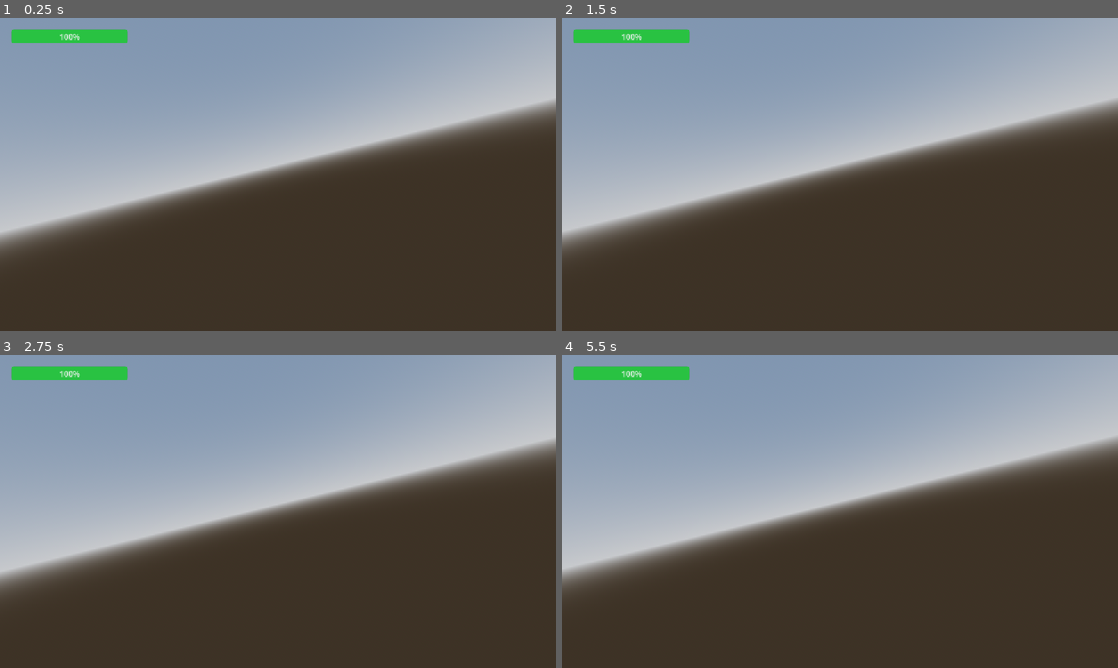
Above: before the commit, frames 1-4 (two rows, left to right).
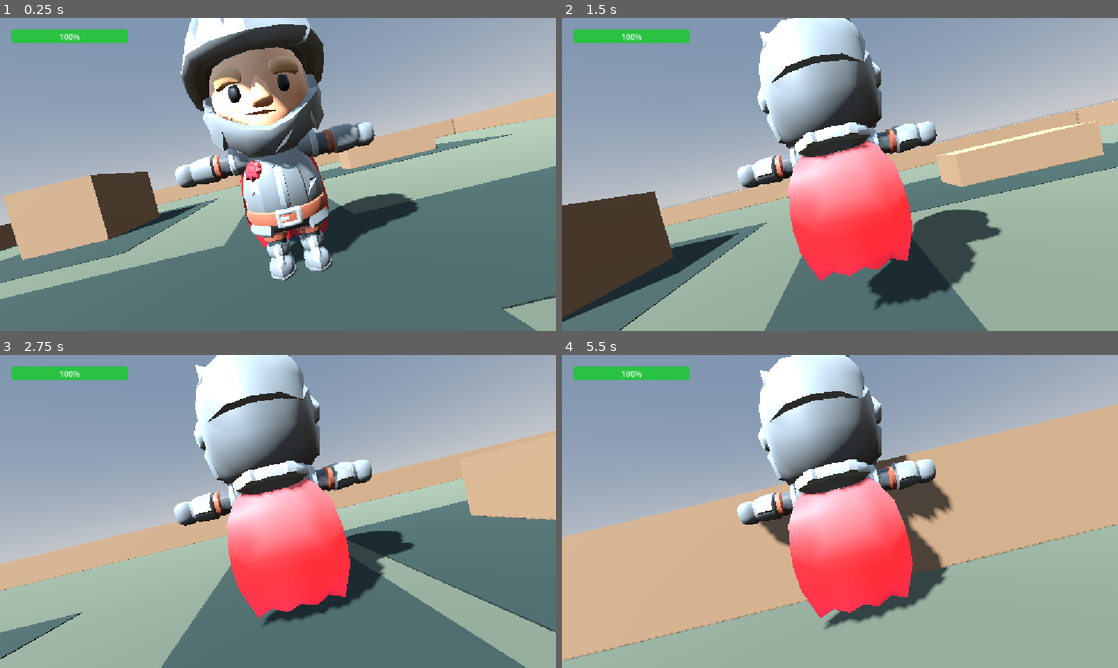
Above: after the commit, the same moments.

Repository: God-of-Bugs/Neon-Override
Game: Godot game, scene res://MainWorld.tscn
The game is run twice, just before and just after one commit, with the same random seed, the same clock (stepped at 60 frames per second) and the same inputs.
Inputs (mouse positions are in pixels of both pictures, inside the frame that each line leads up to):
- Up to frame 1 (0.25 s): no input
- Up to frame 2 (1.5 s): tap Enter at 0.5 s; move the mouse to (867, 174) at 0.52 s; hold Up (ui_up) from 0.53 s (still down); click (867, 174) at 0.6 s; tap Space (jump) at 0.77 s; move the mouse to (812, 174) at 1.27 s; click (812, 174) at 1.35 s
- Up to frame 3 (2.75 s): keep holding Up (ui_up); tap Space (jump) at 1.52 s; move the mouse to (289, 505) at 2.02 s; tap F at 2.1 s; click (289, 505) at 2.3 s
- Up to frame 4 (5.5 s): keep holding Up (ui_up); move the mouse to (834, 517) at 2.77 s; click (834, 517) at 2.85 s; tap Space (jump) at 3.02, 3.77, 4.52 s; move the mouse to (878, 514) at 3.52 s; click (878, 514) at 3.6 s; move the mouse to (795, 508) at 4.27 s; tap F at 4.35 s; click (795, 508) at 4.55 s; move the mouse to (845, 511) at 5.02 s; click (845, 511) at 5.1 s

The runs differ from the first frame. In frame 1, 67% of the frame differs, in the area x 0-100%, y 0-100%; in frame 2, 60%; in frame 3, 64%; in frame 4, 68%.

Commit message:
Upgrade level layout and balance melee combat

Diff:
--- a/MainWorld.tscn
+++ b/MainWorld.tscn
@@ -4,6 +4,7 @@
 [ext_resource type="PackedScene" uid="uid://cjv2dt83xp2ph" path="res://Player.tscn" id="2_player"]
 [ext_resource type="Script" uid="uid://cddbtj7bnub3o" path="res://enemy_spawner.gd" id="5_ngold"]
 [ext_resource type="PackedScene" uid="uid://pvh8nhfgwgea" path="res://UIManager.tscn" id="5_uimanager"]
+[ext_resource type="Script" uid="uid://ccmsy13yktjbf" path="res://player.gd" id="5_x4wt1"]
 [ext_resource type="Script" uid="uid://b66083858fqb8" path="res://main_world.gd" id="6_mainworld"]
 
 [sub_resource type="ProceduralSkyMaterial" id="ProceduralSkyMaterial_sky"]
@@ -31,11 +32,14 @@
 roughness = 0.6
 emission = Color(0.5, 0.1, 0, 1)
 
+[sub_resource type="StandardMaterial3D" id="StandardMaterial3D_route"]
+albedo_color = Color(0.16, 0.22, 0.2, 1)
+roughness = 0.9
+
 [sub_resource type="BoxMesh" id="BoxMesh_spawner"]
 size = Vector3(1.1670654, 0.726416, 1.4284179)
 
 [node name="MainWorld" type="Node3D" unique_id=707837415]
-visible = false
 script = ExtResource("6_mainworld")
 
 [node name="WorldEnvironment" type="WorldEnvironment" parent="." unique_id=1019679470]
@@ -54,34 +58,108 @@
 size = Vector3(50, 1, 50)
 material = SubResource("StandardMaterial3D_floor")
 
-[node name="Obstacle1" type="CSGBox3D" parent="NavigationRegion3D" unique_id=1981261317]
+[node name="NorthRoute" type="CSGBox3D" parent="NavigationRegion3D" unique_id=2100001]
+transform = Transform3D(1, 0, 0, 0, 1, 0, 0, 0, 1, 0, 0.01, -10)
+use_collision = false
+size = Vector3(3, 0.02, 20)
+material = SubResource("StandardMaterial3D_route")
+
+[node name="SouthRoute" type="CSGBox3D" parent="NavigationRegion3D" unique_id=2100002]
+transform = Transform3D(1, 0, 0, 0, 1, 0, 0, 0, 1, 0, 0.01, 10)
+use_collision = false
+size = Vector3(3, 0.02, 20)
+material = SubResource("StandardMaterial3D_route")
+
+[node name="WestRoute" type="CSGBox3D" parent="NavigationRegion3D" unique_id=2100003]
+transform = Transform3D(1, 0, 0, 0, 1, 0, 0, 0, 1, -10, 0.01, 0)
+use_collision = false
+size = Vector3(20, 0.02, 3)
+material = SubResource("StandardMaterial3D_route")
+
+[node name="EastRoute" type="CSGBox3D" parent="NavigationRegion3D" unique_id=2100004]
+transform = Transform3D(1, 0, 0, 0, 1, 0, 0, 0, 1, 10, 0.01, 0)
+use_collision = false
+size = Vector3(20, 0.02, 3)
+material = SubResource("StandardMaterial3D_route")
+
+[node name="WestArenaPad" type="CSGBox3D" parent="NavigationRegion3D" unique_id=2100005]
+transform = Transform3D(1, 0, 0, 0, 1, 0, 0, 0, 1, -10, 0.012, -8)
+use_collision = false
+size = Vector3(10, 0.02, 10)
+material = SubResource("StandardMaterial3D_route")
+
+[node name="SouthEastArenaPad" type="CSGBox3D" parent="NavigationRegion3D" unique_id=2100006]
+transform = Transform3D(1, 0, 0, 0, 1, 0, 0, 0, 1, 8, 0.012, -12)
+use_collision = false
+size = Vector3(12, 0.02, 6)
+material = SubResource("StandardMaterial3D_route")
+
+[node name="NorthEastArenaPad" type="CSGBox3D" parent="NavigationRegion3D" unique_id=2100007]
+transform = Transform3D(1, 0, 0, 0, 1, 0, 0, 0, 1, 12, 0.012, 6)
+use_collision = false
+size = Vector3(8, 0.02, 8)
+material = SubResource("StandardMaterial3D_route")
+
+[node name="NorthWestArenaPad" type="CSGBox3D" parent="NavigationRegion3D" unique_id=2100008]
+transform = Transform3D(1, 0, 0, 0, 1, 0, 0, 0, 1, -14, 0.012, 10)
+use_collision = false
+size = Vector3(6, 0.02, 10)
+material = SubResource("StandardMaterial3D_route")
+
+[node name="WestCombatCover" type="CSGBox3D" parent="NavigationRegion3D" unique_id=1981261317]
 transform = Transform3D(1, 0, 0, 0, 1, 0, 0, 0, 1, -10, 1.5, -8)
 use_collision = true
 size = Vector3(4, 3, 4)
 material = SubResource("StandardMaterial3D_obstacle")
 
-[node name="Obstacle2" type="CSGBox3D" parent="NavigationRegion3D" unique_id=976773069]
+[node name="SouthEastCover" type="CSGBox3D" parent="NavigationRegion3D" unique_id=976773069]
 transform = Transform3D(1, 0, 0, 0, 1, 0, 0, 0, 1, 8, 0.75, -12)
 use_collision = true
 size = Vector3(6, 1.5, 2)
 material = SubResource("StandardMaterial3D_obstacle")
 
-[node name="Obstacle3" type="CSGBox3D" parent="NavigationRegion3D" unique_id=113785590]
+[node name="NorthEastTower" type="CSGBox3D" parent="NavigationRegion3D" unique_id=113785590]
 transform = Transform3D(1, 0, 0, 0, 1, 0, 0, 0, 1, 12, 2.5, 6)
 use_collision = true
 size = Vector3(3, 5, 3)
 material = SubResource("StandardMaterial3D_obstacle")
 
-[node name="Obstacle4" type="CSGBox3D" parent="NavigationRegion3D" unique_id=1308088054]
+[node name="NorthWestWall" type="CSGBox3D" parent="NavigationRegion3D" unique_id=1308088054]
 transform = Transform3D(1, 0, 0, 0, 1, 0, 0, 0, 1, -14, 1, 10)
 use_collision = true
 size = Vector3(2, 2, 8)
 material = SubResource("StandardMaterial3D_obstacle")
 
+[node name="BoundaryNorth" type="CSGBox3D" parent="NavigationRegion3D" unique_id=2000001]
+transform = Transform3D(1, 0, 0, 0, 1, 0, 0, 0, 1, 0, 1, -24.5)
+use_collision = true
+size = Vector3(50, 2, 1)
+material = SubResource("StandardMaterial3D_obstacle")
+
+[node name="BoundarySouth" type="CSGBox3D" parent="NavigationRegion3D" unique_id=2000002]
+transform = Transform3D(1, 0, 0, 0, 1, 0, 0, 0, 1, 0, 1, 24.5)
+use_collision = true
+size = Vector3(50, 2, 1)
+material = SubResource("StandardMaterial3D_obstacle")
+
+[node name="BoundaryWest" type="CSGBox3D" parent="NavigationRegion3D" unique_id=2000003]
+transform = Transform3D(1, 0, 0, 0, 1, 0, 0, 0, 1, -24.5, 1, 0)
+use_collision = true
+size = Vector3(1, 2, 49)
+material = SubResource("StandardMaterial3D_obstacle")
+
+[node name="BoundaryEast" type="CSGBox3D" parent="NavigationRegion3D" unique_id=2000004]
+transform = Transform3D(1, 0, 0, 0, 1, 0, 0, 0, 1, 24.5, 1, 0)
+use_collision = true
+size = Vector3(1, 2, 49)
+material = SubResource("StandardMaterial3D_obstacle")
+
 [node name="UIManager" parent="." unique_id=1787621091 instance=ExtResource("5_uimanager")]
 
-[node name="Player" parent="." unique_id=1000001 instance=ExtResource("2_player")]
+[node name="Player" type="CharacterBody3D" parent="." unique_id=1000001 instance=ExtResource("2_player")]
 transform = Transform3D(1, 0, 0, 0, 1, 0, 0, 0, 1, 0.07042301, -0.04263091, 0.01860714)
+collision_layer = 2
+script = ExtResource("5_x4wt1")
 
 [node name="EnemySpawner" type="Node3D" parent="." unique_id=732908720]
 script = ExtResource("5_ngold")
--- a/enemy.gd
+++ b/enemy.gd
@@ -3,7 +3,9 @@
 
 const SPEED: float = 4.5
 const MAX_HEALTH: int = 30
-const ATTACK_RANGE: float = 2.2
+const ATTACK_DAMAGE: int = 15
+const ATTACK_RANGE: float = 2.5
+const ATTACK_COOLDOWN: float = 0.5
 
 const ROUGE_SCENE: PackedScene = preload("res://materials/glb file/Rogue.glb")
 
@@ -15,8 +17,8 @@
 @onready var anim_player: AnimationPlayer = find_child("AnimationPlayer", true, false)
 
 var health: int = MAX_HEALTH
-var attack_damage: int = 10
-var attack_cooldown: float = 1.0
+var attack_damage: int = ATTACK_DAMAGE
+var attack_cooldown: float = ATTACK_COOLDOWN
 var time_since_last_attack: float = 0.0
 var _player: Node3D = null
 
@@ -64,10 +66,38 @@
 	if time_since_last_attack < attack_cooldown:
 		return
 
-	# Distance check taaki Enemy range mein aate hi attack kare
-	var dist = Vector2(global_position.x, global_position.z).distance_to(Vector2(_player.global_position.x, _player.global_position.z))
-	if dist <= ATTACK_RANGE:
+	# Symmetric melee check: nearby player, any angle, with wall blocking.
+	var origin: Vector3 = global_position + Vector3(0, 1.0, 0)
+	if _find_melee_player(origin):
 		_attack_player()
+
+func _find_melee_player(origin: Vector3) -> bool:
+	if _player == null:
+		return false
+	var attack_shape: SphereShape3D = SphereShape3D.new()
+	attack_shape.radius = ATTACK_RANGE
+	var shape_query: PhysicsShapeQueryParameters3D = PhysicsShapeQueryParameters3D.new()
+	shape_query.shape = attack_shape
+	shape_query.collision_mask = 2
+	shape_query.transform = Transform3D(Basis.IDENTITY, origin)
+	shape_query.exclude = [self.get_rid()]
+	var results: Array = get_world_3d().direct_space_state.intersect_shape(shape_query, 8)
+	var horizontal_distance: float = Vector2(global_position.x, global_position.z).distance_to(Vector2(_player.global_position.x, _player.global_position.z))
+	if horizontal_distance > ATTACK_RANGE:
+		return false
+	for result: Dictionary in results:
+		if result.get("collider", null) == _player and _melee_has_line_of_sight(origin, _player):
+			return true
+	return false
+
+func _melee_has_line_of_sight(origin: Vector3, target: Node3D) -> bool:
+	var target_point: Vector3 = target.global_position + Vector3(0, 1.0, 0)
+	var query: PhysicsRayQueryParameters3D = PhysicsRayQueryParameters3D.create(origin, target_point, 3)
+	query.exclude = [self.get_rid()]
+	var hit: Dictionary = get_world_3d().direct_space_state.intersect_ray(query)
+	if hit.is_empty():
+		return true
+	return hit.get("collider", null) == target
 
 func _physics_process(delta: float) -> void:
 	if _player == null:
--- a/player.gd
+++ b/player.gd
@@ -11,11 +11,23 @@
 const ATTACK_HIT_RADIUS: float = 1.0
 const ATTACK_COOLDOWN: float = 0.5
 const CAMERA_SENSITIVITY: float = 0.001 # CAMERA FIX: Speed aadhi kar di hai, ab nahi fislega
+const CAMERA_MIN_PITCH: float = -0.5
+const CAMERA_MAX_PITCH: float = 0.2
+const IDLE_BREATH_SPEED: float = 1.6
+const IDLE_CHEST_ANGLE: float = 0.045
+const IDLE_SHOULDER_ANGLE: float = 0.035
+const IDLE_HEAD_ANGLE: float = 0.025
 
 var gravity: float = ProjectSettings.get_setting("physics/3d/default_gravity")
 var current_health: int = MAX_HEALTH
 var is_dead: bool = false
 var time_since_last_attack: float = 1.0
+var idle_time: float = 0.0
+var idle_skeleton: Skeleton3D
+var idle_bone_indices: Dictionary = {}
+var idle_base_rotations: Dictionary = {}
+var camera_pitch: float = 0.0
+var camera_yaw: float = 0.0
 
 # F BUTTON FIX: Yeh variable check karega ki attack button daba hai ya nahi
 var _wants_to_attack: bool = false
@@ -23,6 +35,7 @@
 @onready var camera_pivot: Node3D = $CameraPivot
 @onready var camera: Camera3D = $CameraPivot/SpringArm3D/Camera3D
 @onready var model: Node3D = $Model
+@onready var skeleton: Skeleton3D = $Model/Rig_Medium/Skeleton3D
 
 # Path check
 @onready var anim_player: AnimationPlayer = find_child("AnimationPlayer", true, false)
@@ -33,6 +46,37 @@
 	add_to_group("player")
 	Input.mouse_mode = Input.MOUSE_MODE_CAPTURED
 	$CameraPivot/SpringArm3D.add_excluded_object(self.get_rid())
+	camera_pitch = camera_pivot.rotation.x
+	camera_yaw = camera_pivot.rotation.y
+	_setup_procedural_idle()
+
+func _setup_procedural_idle() -> void:
+	idle_skeleton = skeleton
+	for bone_name: String in ["chest", "upperarm.l", "upperarm.r", "head"]:
+		var bone_index: int = idle_skeleton.find_bone(bone_name)
+		if bone_index >= 0:
+			idle_bone_indices[bone_name] = bone_index
+			idle_base_rotations[bone_name] = idle_skeleton.get_bone_pose_rotation(bone_index)
+
+func _process(delta: float) -> void:
+	if idle_skeleton == null:
+		return
+	idle_time += delta
+	var breath: float = sin(idle_time * IDLE_BREATH_SPEED)
+	var shoulder_motion: float = sin(idle_time * IDLE_BREATH_SPEED + 0.18)
+	var head_motion: float = sin(idle_time * IDLE_BREATH_SPEED * 0.5 + 0.4)
+	_apply_idle_rotation("chest", breath * IDLE_CHEST_ANGLE, Vector3.RIGHT)
+	_apply_idle_rotation("upperarm.l", shoulder_motion * IDLE_SHOULDER_ANGLE, Vector3.FORWARD)
+	_apply_idle_rotation("upperarm.r", shoulder_motion * IDLE_SHOULDER_ANGLE, Vector3.FORWARD)
+	_apply_idle_rotation("head", head_motion * IDLE_HEAD_ANGLE, Vector3.UP)
+
+func _apply_idle_rotation(bone_name: String, angle: float, axis: Vector3) -> void:
+	if not idle_bone_indices.has(bone_name):
+		return
+	var bone_index: int = idle_bone_indices[bone_name]
+	var base_rotation: Quaternion = idle_base_rotations[bone_name]
+	var offset: Quaternion = Quaternion(axis, angle)
+	idle_skeleton.set_bone_pose_rotation(bone_index, base_rotation * offset)
 
 # --- SABSE BADA FIX YAHAN HAI ---
 # Yeh function UI se pehle aapka button pakad lega
@@ -53,10 +97,10 @@
 		return
 
 	if event is InputEventMouseMotion:
-		# Camera Rotation
-		camera_pivot.rotate_y(-event.relative.x * CAMERA_SENSITIVITY)
-		camera_pivot.rotate_x(-event.relative.y * CAMERA_SENSITIVITY)
-		camera_pivot.rotation.x = clamp(camera_pivot.rotation.x, -0.5, 0.5)
+		# Camera rotation uses persistent angles so large mouse deltas cannot bypass the clamp.
+		camera_pitch = clampf(camera_pitch - event.relative.y * CAMERA_SENSITIVITY, CAMERA_MIN_PITCH, CAMERA_MAX_PITCH)
+		camera_yaw -= event.relative.x * CAMERA_SENSITIVITY
+		camera_pivot.rotation = Vector3(camera_pitch, camera_yaw, 0.0)
 
 	if Input.is_action_just_pressed("ui_cancel"):
 		if Input.mouse_mode == Input.MOUSE_MODE_VISIBLE:
@@ -133,43 +177,46 @@
 	if anim_player:
 		anim_player.play("attack")
 
-	var look_dir: Vector3 = -camera.global_transform.basis.z
-	look_dir.y = 0.0
-	look_dir = look_dir.normalized()
-
-	if look_dir == Vector3.ZERO:
-		return
-
 	var origin: Vector3 = global_position + Vector3(0, 1.0, 0)
-	var query: PhysicsRayQueryParameters3D = PhysicsRayQueryParameters3D.create(
-		origin, origin + look_dir * ATTACK_RANGE, 4)
-	query.exclude = [self.get_rid()]
-
-	var hit: Dictionary = get_world_3d().direct_space_state.intersect_ray(query)
-	var collider: Object = hit.get("collider", null)
-	if collider == null or not collider.has_method("take_damage"):
-		collider = _find_melee_target(origin, look_dir)
+	var collider: Object = _find_melee_target(origin)
 	if collider == null:
 		print("3. Attack Hawa Mein Gaya (Miss)")
 		return
 	collider.call("take_damage", ATTACK_DAMAGE)
 	print("4. HIT ENEMY SUCCESS!")
 
-func _find_melee_target(origin: Vector3, look_dir: Vector3) -> Object:
+func _find_melee_target(origin: Vector3) -> Object:
 	var attack_shape: SphereShape3D = SphereShape3D.new()
-	attack_shape.radius = ATTACK_HIT_RADIUS
+	attack_shape.radius = ATTACK_RANGE
 	var shape_query: PhysicsShapeQueryParameters3D = PhysicsShapeQueryParameters3D.new()
 	shape_query.shape = attack_shape
 	shape_query.collision_mask = 4
+	shape_query.transform = Transform3D(Basis.IDENTITY, origin)
 	shape_query.exclude = [self.get_rid()]
-	for distance: float in [ATTACK_RANGE * 0.6]:
-		shape_query.transform = Transform3D(Basis.IDENTITY, origin + look_dir * distance)
-		var results: Array = get_world_3d().direct_space_state.intersect_shape(shape_query, 8)
-		for result: Dictionary in results:
-			var target: Object = result.get("collider", null)
-			if target != null and target.has_method("take_damage"):
-				return target
-	return null
+	var results: Array = get_world_3d().direct_space_state.intersect_shape(shape_query, 32)
+	var best_target: Object = null
+	var best_distance: float = INF
+	for result: Dictionary in results:
+		var target: Object = result.get("collider", null)
+		if target == null or not target.has_method("take_damage") or not target is Node3D:
+			continue
+		var target_node: Node3D = target as Node3D
+		var horizontal_distance: float = Vector2(origin.x, origin.z).distance_to(Vector2(target_node.global_position.x, target_node.global_position.z))
+		if horizontal_distance > ATTACK_RANGE:
+			continue
+		if horizontal_distance < best_distance and _melee_has_line_of_sight(origin, target_node):
+			best_target = target
+			best_distance = horizontal_distance
+	return best_target
+
+func _melee_has_line_of_sight(origin: Vector3, target: Node3D) -> bool:
+	var target_point: Vector3 = target.global_position + Vector3(0, 1.0, 0)
+	var query: PhysicsRayQueryParameters3D = PhysicsRayQueryParameters3D.create(origin, target_point, 5)
+	query.exclude = [self.get_rid()]
+	var hit: Dictionary = get_world_3d().direct_space_state.intersect_ray(query)
+	if hit.is_empty():
+		return true
+	return hit.get("collider", null) == target
 
 func take_damage(amount: int) -> void:
 	if is_dead:
Not shown, changed: PROJECT_LOG.md
